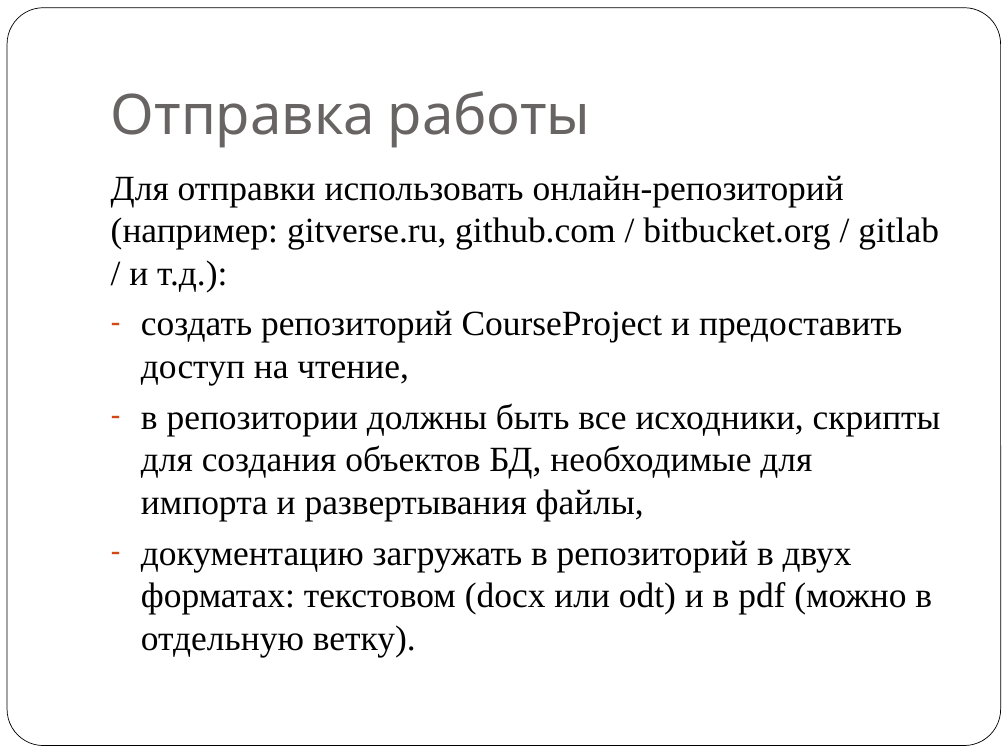
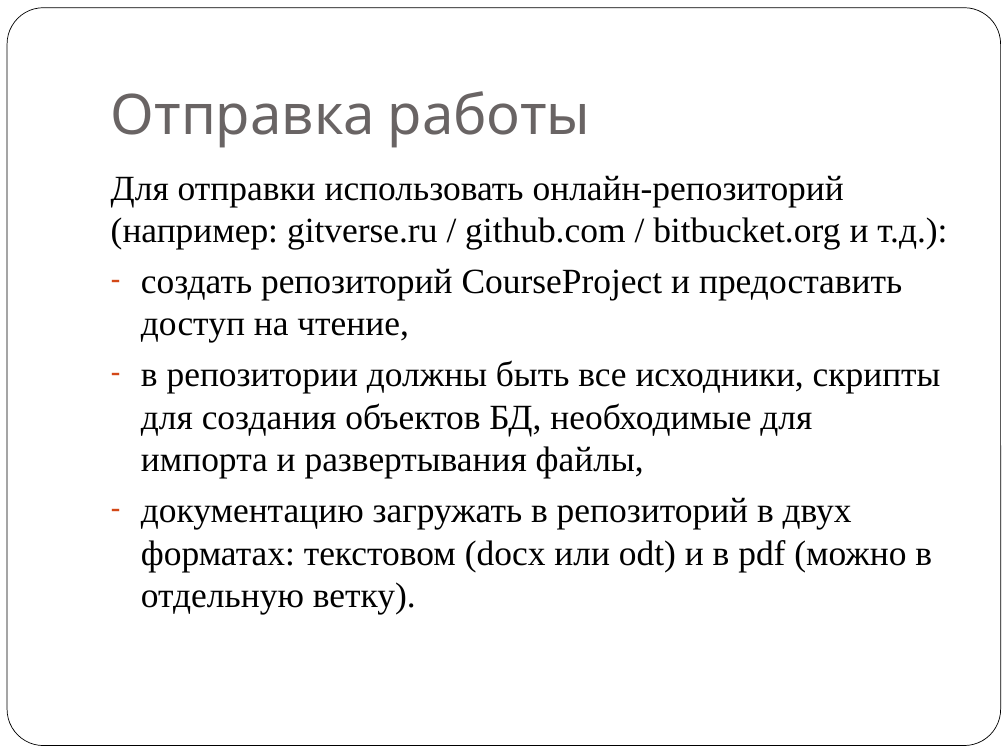
Before and after one commit to 70P6YH08/MDK02.01, a slide deck: slide 12 of CP/Курсовое проектирование 2026.pptx. Drawn at 1008x756 pixels with LibreOffice and Linux fonts; fonts in the diff are those of the drawing. Boxes give left, top, right and bottom in pixels: in the first picture for what was removed or moved away, otherwise in the second. Text is boxed around its words. In the diff, an @@ line names an element or a change of style, - is before the commit and + after.

```diff
--- a/CP/Курсовое проектирование 2026.pptx
+++ b/CP/Курсовое проектирование 2026.pptx
@@ text at [111, 175, 947, 249]: text changed @@
-Для отправки использовать онлайн-репозиторий (например: gitverse.ru, github.com / bitbucket.org / gitlab / и т.д.):
+Для отправки использовать онлайн-репозиторий (например: gitverse.ru / github.com / bitbucket.org и т.д.):
```
Also in this commit, not shown: 4 other slides changed, 1 slide removed, 4 other files.
